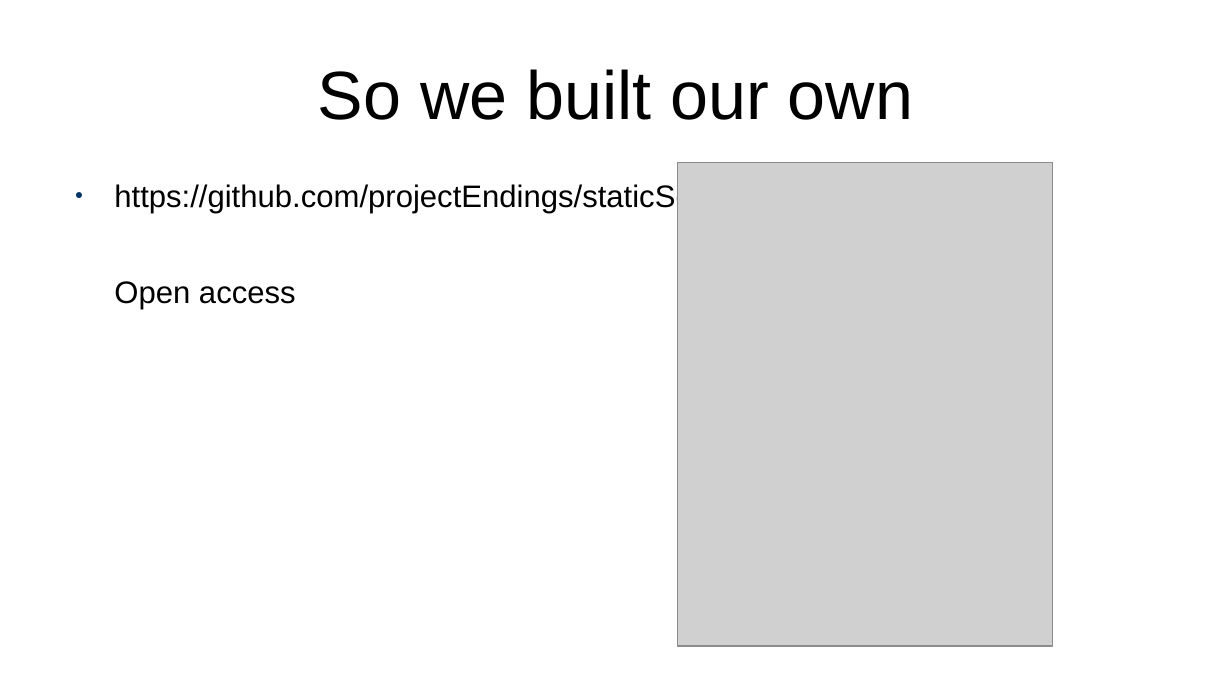
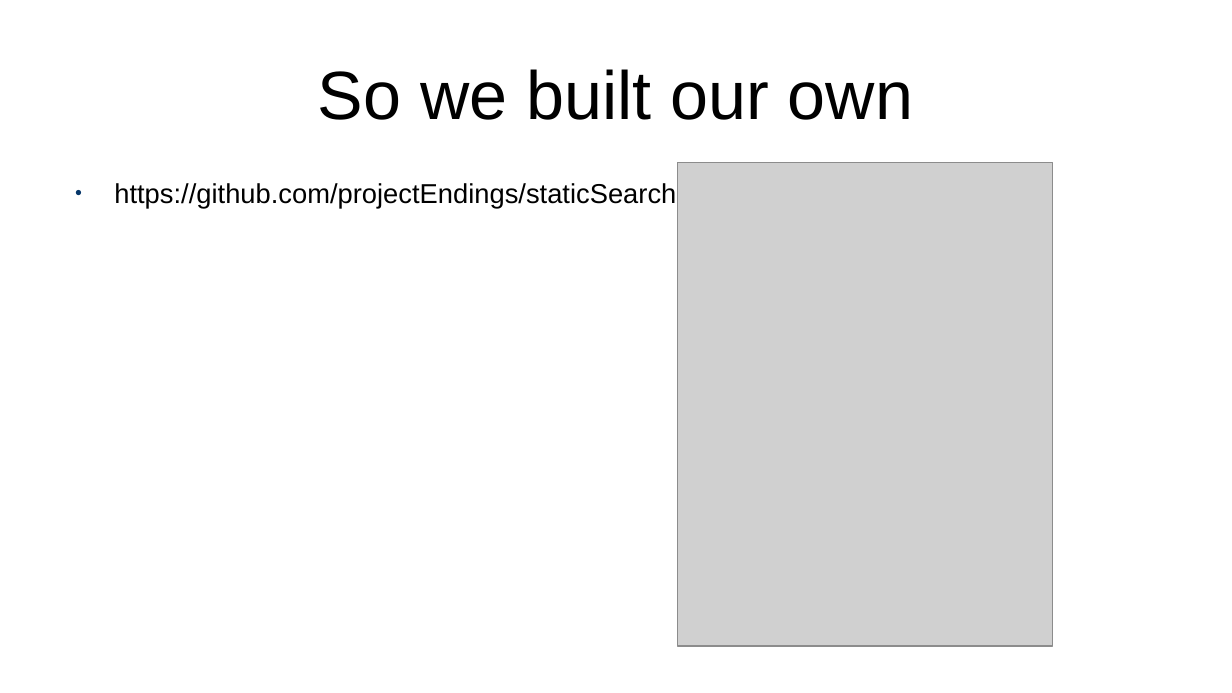
Before and after one commit to projectEndings/Endings, a slide deck: slide 19 of presentations/ubc2020/nineProjects.odp (slide 20 before the commit). Drawn at 1232x693 pixels with LibreOffice and Linux fonts; fonts in the diff are those of the drawing; grey boxes stand for pictures. Boxes give left, top, right and bottom in pixels: in the first picture for what was removed or moved away, otherwise in the second. Text is boxed around its words. In the diff, an @@ line names an element or a change of style, - is before the commit and + after.

```diff
--- a/presentations/ubc2020/nineProjects.odp
+++ b/presentations/ubc2020/nineProjects.odp
@@ text "https://github.com/projectEndings/staticSearch" at (x1=114, y1=183, x2=676, y2=208): size 20 to 17.6 pt @@
@@ text at (x1=114, y1=281, x2=296, y2=309): paragraph removed @@
-Open access
```
Also in this commit, not shown: 8 other slides changed, 10 slides added, 3 slides removed, 10 other files.
